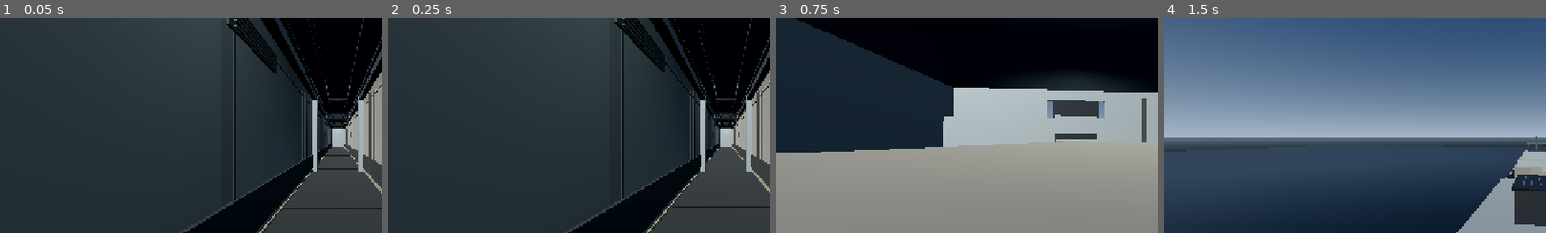
Above: before the commit, frames 1-4 (left to right).
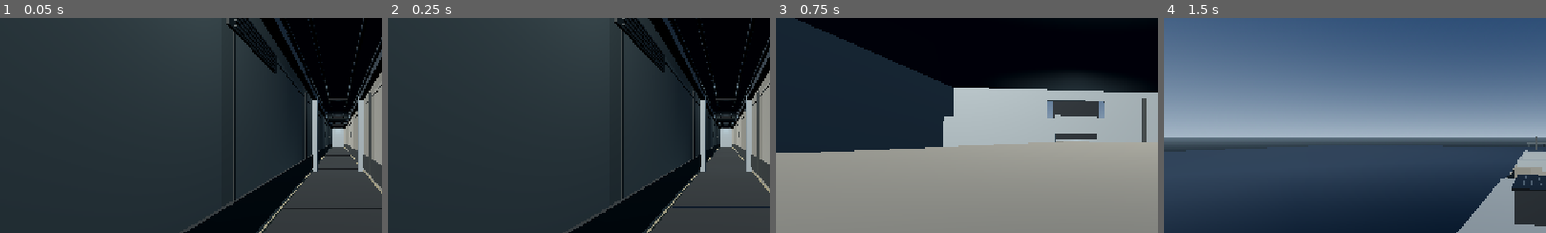
Above: after the commit, the same moments.

Repository: YukkuriP/Yukkuri-FPS-3
Game: Godot game, scene res://scenes/main.tscn
Same seed, same stepped clock (60 frames per second), same inputs: the game is played once before the commit and once after it.
Inputs (mouse positions are % of the whole screen's width and height, from its top left):
- Up to frame 1 (0.05 s): no input
- Up to frame 2 (0.25 s): no input
- Up to frame 3 (0.75 s): tap Enter at 0.5 s; move the mouse to (55, 50) at 0.52 s; hold Space (fleet_fly_up) from 0.53 s (still down); hold F (fleet_fly_toggle) from 0.53 s (still down); click (55, 50) at 0.67 s
- Up to frame 4 (1.5 s): keep holding Space (fleet_fly_up); move the mouse to (45, 50) at 1.27 s; release F (fleet_fly_toggle) at 1.28 s; tap E (fleet_interact) at 1.35 s
The pictures show only the part of the screen within x 6-56%, y 22-72%; the shares and areas given below are measured in that part.

The runs differ from the first frame. In frame 1, 0.2% of the frame differs, in the area x 79-98%, y 33-67%; in frame 2, 0.3%, in the area x 79-98%, y 33-66%; in frame 3, nothing differs; in frame 4, nothing differs.

Commit message:
Keep wall finish panels clear of hinged door openings

Diff:
--- a/scripts/deck_plan.gd
+++ b/scripts/deck_plan.gd
@@ -310,6 +310,12 @@
 	for side in [-1.0, 1.0]:
 		var wall_x: float = side * 1.245
 		for z in range(-34, 39, 3):
+			var near_door := false
+			for door_z in [-27.0, -15.0, -3.0, 9.0, 21.0, 33.0, STAIR_Z]:
+				if absf(float(z) - door_z) < 2.5:
+					near_door = true
+			if near_door:
+				continue
 			_box(self, "Bulkhead removable wall panel", Vector3(wall_x, 3.05, float(z)), Vector3(0.025, 2.85, 2.82), panel)
 			_box(self, "Bulkhead panel joint", Vector3(wall_x - side * 0.018, 3.05, float(z) + 1.43), Vector3(0.018, 2.9, 0.025), seam)
 		for y in [1.72, 4.35]:
